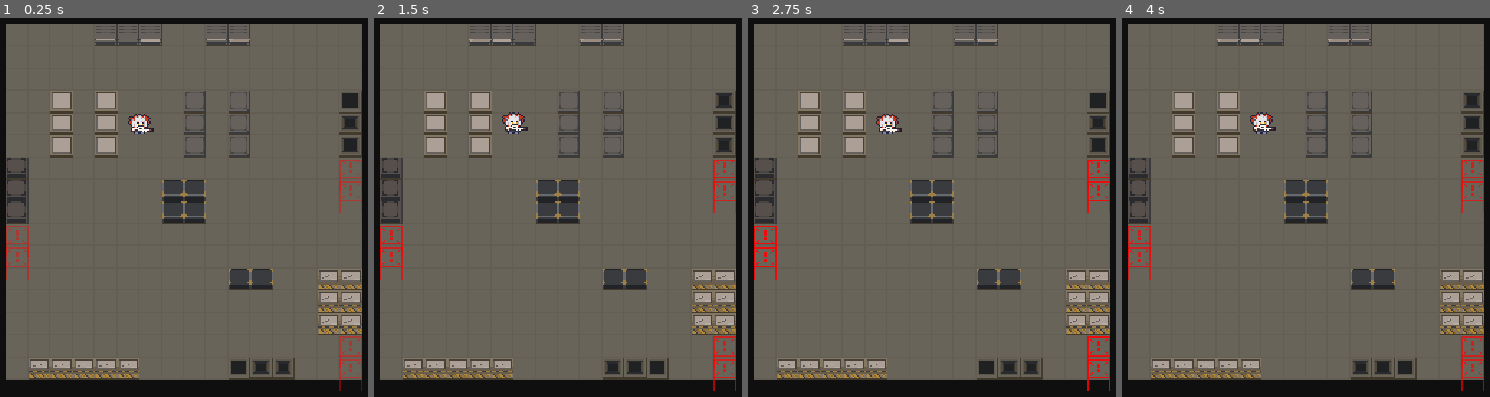
Above: before the commit, frames 1-4 (left to right).
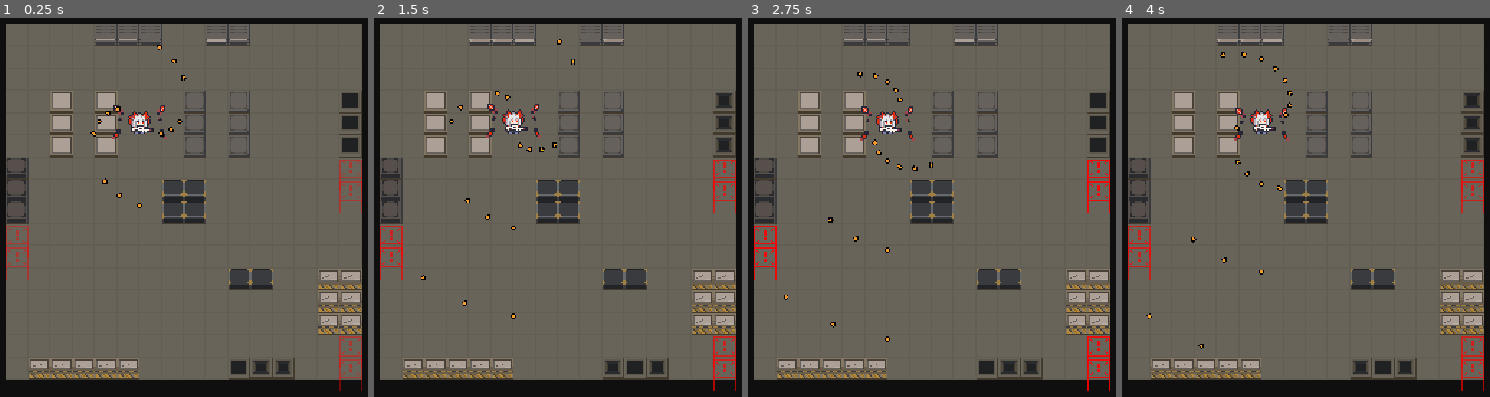
Above: after the commit, the same moments.

Repository: MotongZ/2dGame_godot
Game: Godot game, scene res://scene/node_2d.tscn
Two runs of this game, one before a commit and one after it. Both use one fixed random seed, a clock stepped at 60 frames per second and the inputs below.
Inputs:
- Up to frame 1 (0.25 s): no input
- Up to frame 2 (1.5 s): hold Right (shoot_right, bound only after the commit) 0.53-1.28 s; hold Down (shoot_down, bound only after the commit) from 1.28 s (still down)
- Up to frame 3 (2.75 s): release Down (shoot_down, bound only after the commit) at 2.03 s; hold Right (shoot_right, bound only after the commit) from 2.03 s (still down)
- Up to frame 4 (4 s): release Right (shoot_right, bound only after the commit) at 2.78 s; hold Up (shoot_up, bound only after the commit) 2.78-3.53 s; hold Left (shoot_left, bound only after the commit) from 3.53 s (still down)

The runs differ from the first frame. In frame 1, 0.7% of the frame differs, in the area x 24-99%, y 5-51%; in frame 2, 0.8%; in frame 3, 0.8%, in the area x 9-99%, y 5-86%; in frame 4, 0.8%.

Commit message:
C4:修改射击系统和注释

Diff:
--- a/project.godot
+++ b/project.godot
@@ -40,6 +40,26 @@
 "events": [Object(InputEventKey,"resource_local_to_scene":false,"resource_name":"","device":-1,"window_id":0,"alt_press …(192 unchanged characters)…
 ]
 }
+shoot_left={
+"deadzone": 0.2,
+"events": [Object(InputEventKey,"resource_local_to_scene":false,"resource_name":"","device":-1,"window_id":0,"alt_pressed":false,"shift_pressed":false,"ctrl_pressed":false,"meta_pressed":false,"pressed":false,"keycode":0,"physical_keycode":4194319,"key_label":0,"unicode":0,"location":0,"echo":false,"script":null)
+]
+}
+shoot_right={
+"deadzone": 0.2,
+"events": [Object(InputEventKey,"resource_local_to_scene":false,"resource_name":"","device":-1,"window_id":0,"alt_pressed":false,"shift_pressed":false,"ctrl_pressed":false,"meta_pressed":false,"pressed":false,"keycode":0,"physical_keycode":4194321,"key_label":0,"unicode":0,"location":0,"echo":false,"script":null)
+]
+}
+shoot_up={
+"deadzone": 0.2,
+"events": [Object(InputEventKey,"resource_local_to_scene":false,"resource_name":"","device":-1,"window_id":0,"alt_pressed":false,"shift_pressed":false,"ctrl_pressed":false,"meta_pressed":false,"pressed":false,"keycode":0,"physical_keycode":4194320,"key_label":0,"unicode":0,"location":0,"echo":false,"script":null)
+]
+}
+shoot_down={
+"deadzone": 0.2,
+"events": [Object(InputEventKey,"resource_local_to_scene":false,"resource_name":"","device":-1,"window_id":0,"alt_pressed":false,"shift_pressed":false,"ctrl_pressed":false,"meta_pressed":false,"pressed":false,"keycode":0,"physical_keycode":4194322,"key_label":0,"unicode":0,"location":0,"echo":false,"script":null)
+]
+}
 
 [physics]
 
--- a/scene/node_2d.tscn
+++ b/scene/node_2d.tscn
@@ -105,6 +105,9 @@
 
 [node name="Player" parent="." unique_id=1606100913 instance=ExtResource("3_ppd22")]
 position = Vector2(96, 70)
+move_speed = 120.0
+fire_interval = 0.18
+bullet_spawn_distance = 18.0
 
 [node name="WorldBounds" type="Node2D" parent="." unique_id=808309537]
 
--- a/scene/player.gd
+++ b/scene/player.gd
@@ -1,25 +1,94 @@
 extends CharacterBody2D
+# 玩家角色脚本，处理玩家的移动、动画和射击逻辑。
+# 为什么需要一个前缀？因为玩家有两套动画，一套是普通状态的动画，另一套是武装状态的动画。通过使用前缀，可以方便地根据当前状态切换不同的动画系列，而不需要为每个状态单独管理动画名称。这种方式使得代码更简洁，易于维护和扩展。
 
 const NORMAL_ANIMATION_PREFIX := &"normal"
+# 定义一些常量，例如预加载子弹场景、动画前缀、默认射速倍率等。
+const BULLET_SCENE := preload("res://scene/bullet.tscn")
+# 同理，武装状态的前缀。
+const ARMED_ANIMATION_PREFIX := &"armed"
+# 默认射速倍率，可以通过游戏中的某些机制（如升级或道具）进行调整。
+const DEFAULT_FIRE_RATE_MULTIPLIER := 1.0
+# 武装状态下的射速倍率
+const SPIRAL_PHASE_STEP := PI/12
+
+# 定义常量用于区分玩家的模式
+const PLAYER_FROM_MODE_NORMAL := 0
+const PLAYER_FROM_MODE_ARMED := 1
+# 定义常量用于区分设计模式
+const SHOT_PATTERN_NORMAL := 0
+const SHOT_PATTERN_SPIRAL := 1
+'''
+上面的区分玩家模式和设计模式可否使用枚举完成？使用枚举可以使代码更清晰，增加可读性，并且减少使用魔法数字的风险。以下是如何使用枚举来替代常量：
+定义枚举用于区分玩家的模式
+enum PlayerFormMode {
+	NORMAL,
+	ARMED
+}
+
+# 定义枚举用于区分设计模式
+enum ShotPattern {
+	NORMAL,
+	SPIRAL
+}
+'''
 
 # 角色动画节点，用于播放四方向动画。
-
+# onready关键字表示在节点准备就绪后才会获取该节点的引用，确保在访问节点时它已经存在。
+# body_sprite节点用于显示玩家角色的动画。
 @onready var body_sprite: AnimatedSprite2D = $BodySprite
 
-
+# armed_effect_sprite节点，用于显示武装状态的特效动画。
+@onready var armed_effect_sprite: AnimatedSprite2D = $ArmedEffectSprite
+
+# shooting_timer: 用于控制射击间隔，确保玩家不能过快地射击。
+@onready var shooting_timer: Timer = $ShootingTimer
+
+# facing_suffix变量用于确定当前角色面向的方向，默认是向右。
+# &符号表示这是一个StringName类型的常量，适合用作动画名称的后缀。
+# 在Godot中，&符号用于创建一个StringName类型的常量，这种类型在Godot内部被优化用于快速比较和查找字符串。使用StringName可以提高性能，特别是在需要频繁比较字符串的情况下，例如动画名称。相比于普通的字符串，StringName在内存中只存储一次，并且通过引用来使用，这样可以减少内存占用和提高效率。因此，在定义动画名称等需要频繁使用的字符串时，使用&符号创建StringName是一个好的实践。
 var facing_suffix : StringName = &"right"
 
+# rapid_fire_rate_multiplier变量用于调整射击速率的倍率，默认值为DEFAULT_FIRE_RATE_MULTIPLIER。
+var rapid_fire_rate_multiplier : float = DEFAULT_FIRE_RATE_MULTIPLIER
+
+# from_fire_rate_multiplier变量用于调整射击速率的倍率，默认值为DEFAULT_FIRE_RATE_MULTIPLIER。
+var from_fire_rate_multiplier : float = DEFAULT_FIRE_RATE_MULTIPLIER
+
+var current_form_mode : int = PLAYER_FROM_MODE_NORMAL
+
+var current_shot_pattern : int = SHOT_PATTERN_NORMAL
+
+# spiral_phase变量用于控制螺旋射击模式下子弹的发射角度，初始值为0.0。
+var spiral_phase : float = 0.0
+
 @export var move_speed : float = 120.0
 
+# fire_interval变量用于控制射击间隔时间，单位为秒，默认值为0.18秒。
+@export var fire_interval : float = 0.18
+
+@export var bullet_spawn_distance : float = 18.0
+
 func _ready() -> void:
+	# 测试强化模式
+	current_form_mode = PLAYER_FROM_MODE_ARMED
+	current_shot_pattern = SHOT_PATTERN_SPIRAL
+	from_fire_rate_multiplier = 20.0
+	spiral_phase = 0.0
+
+	shooting_timer.one_shot = true
+	shooting_timer.wait_time = _get_effective_fire_interval()
 	_update_animation()
+	_update_armed_effect()
 
 func _update_animation() -> void:
-	var animation_name := StringName("%s_%s" % [NORMAL_ANIMATION_PREFIX,facing_suffix])
+	var animation_name := StringName("%s_%s" % [_get_animation_prefix(),facing_suffix])
 
 	if not body_sprite.sprite_frames.has_animation(animation_name):
-		push_warning("Missing Player animation : %s" % animation_name)
-		return
+		var fallback_animation_name := StringName("%s_%s" %[NORMAL_ANIMATION_PREFIX,facing_suffix])
+		if not body_sprite.sprite_frames.has_animation(fallback_animation_name):
+			push_warning("Missing Player animation : %s" % animation_name)
+			return
 
 	if body_sprite.animation != animation_name:
 		body_sprite.play(animation_name)
@@ -35,12 +104,112 @@
 
 func _physics_process(delta: float) -> void:
 	var move_input := Input.get_vector("move_left","move_right","move_up","move_down")
+	var shoot_input := Input.get_vector("shoot_left","shoot_right","shoot_up","shoot_down")
 
 	velocity = move_input * move_speed
 	move_and_slide()
 
-	if move_input != Vector2.ZERO:
-		#这是什么函数？
+	if current_shot_pattern == SHOT_PATTERN_SPIRAL:
+		_try_auto_sprial_shoot()
+	elif shoot_input != Vector2.ZERO:
+		_try_shoot(shoot_input)
+
+	_update_facing(move_input, shoot_input)
+	_update_animation()
+	_update_armed_effect()
+
+
+func _update_facing(move_input:Vector2, shoot_input:Vector2) -> void:
+	if current_shot_pattern == SHOT_PATTERN_SPIRAL:
+		if move_input != Vector2.ZERO:
+			facing_suffix = _vector_to_facing_suffix(move_input)
+		return
+
+	if shoot_input != Vector2.ZERO:
+		facing_suffix = _vector_to_facing_suffix(shoot_input)
+	elif move_input != Vector2.ZERO:
 		facing_suffix = _vector_to_facing_suffix(move_input)
 
-	_update_animation()
+func _try_shoot(shoot_input: Vector2) -> void:
+	if not shooting_timer.is_stopped():
+		return
+
+	var shoot_direction := shoot_input.normalized()
+	var has_spawn_bullet := _fire_bullets(shoot_direction)
+	if has_spawn_bullet:
+		shooting_timer.start(_get_effective_fire_interval())
+
+func _fire_bullets(base_direction: Vector2) -> bool:
+	if current_shot_pattern == SHOT_PATTERN_SPIRAL:
+		var has_spawn_forward_bullet := _spwan_bullet(base_direction)
+		var has_spawn_backward_bullet := _spwan_bullet(base_direction.rotated(PI))
+		spiral_phase = wrapf(spiral_phase + SPIRAL_PHASE_STEP,0.0, TAU)
+		return has_spawn_backward_bullet or has_spawn_forward_bullet
+	return _spwan_bullet(base_direction)
+
+func _spwan_bullet(shoot_direction: Vector2) -> bool:
+	var bullet := BULLET_SCENE.instantiate() as Bullet
+	if bullet == null:
+		return false
+
+	bullet.top_level = true
+	bullet.setup(shoot_direction)
+
+	var spawn_parent := get_tree().current_scene
+	if spawn_parent == null:
+		return false
+
+	spawn_parent.add_child(bullet)
+	bullet.global_position = global_position + shoot_direction * bullet_spawn_distance
+	return true
+
+func _try_auto_sprial_shoot() -> void:
+	if not shooting_timer.is_stopped():
+		return
+
+	var spiral_direction := Vector2.RIGHT.rotated(spiral_phase)
+	var has_spwan_bullet := _fire_bullets(spiral_direction)
+	if has_spwan_bullet:
+		shooting_timer.start(_get_effective_fire_interval())
+
+func _get_effective_fire_interval() -> float:
+	return maxf(fire_interval / _get_effective_fire_rate_multiplier(), 0.01)
+
+func _get_effective_fire_rate_multiplier() -> float:
+	if _has_activate_form_override():
+		return maxf(from_fire_rate_multiplier,0.01)
+
+	return maxf(from_fire_rate_multiplier,0.02)
+
+func _has_activate_form_override() -> bool:
+	return (
+		current_form_mode != PLAYER_FROM_MODE_NORMAL
+		or
+		current_shot_pattern != SHOT_PATTERN_NORMAL
+	)
+
+func _update_armed_effect() -> void:
+	var is_armed := current_form_mode == PLAYER_FROM_MODE_ARMED
+	if not is_armed:
+		if armed_effect_sprite.visible:
+			armed_effect_sprite.visible = false
+		if armed_effect_sprite.is_playing():
+			armed_effect_sprite.stop()
+		return
+
+	if not armed_effect_sprite.visible:
+		armed_effect_sprite.visible = true
+	if armed_effect_sprite.is_playing():
+		return
+	if armed_effect_sprite.sprite_frames == null:
+		return
+
+	if armed_effect_sprite.sprite_frames.has_animation(&"default"):
+		armed_effect_sprite.play(&"default")
+	else:
+		push_warning("Missing Player Armed Effect animation : %s" % "armed_effect")
+
+func _get_animation_prefix() -> StringName:
+	if current_form_mode == PLAYER_FROM_MODE_ARMED:
+		return ARMED_ANIMATION_PREFIX
+	return NORMAL_ANIMATION_PREFIX
--- a/scene/player.tscn
+++ b/scene/player.tscn
@@ -380,6 +380,9 @@
 
 [node name="Player" type="CharacterBody2D" unique_id=1606100913]
 script = ExtResource("1_fvtld")
+move_speed = null
+fire_interval = null
+bullet_spawn_distance = null
 
 [node name="BodySprite" type="AnimatedSprite2D" parent="." unique_id=550983350]
 sprite_frames = SubResource("SpriteFrames_oyaf6")
@@ -394,3 +397,5 @@
 
 [node name="CollisionShape2D" type="CollisionShape2D" parent="." unique_id=553741553]
 shape = SubResource("CircleShape2D_rtno0")
+
+[node name="ShootingTimer" type="Timer" parent="." unique_id=801882811]
